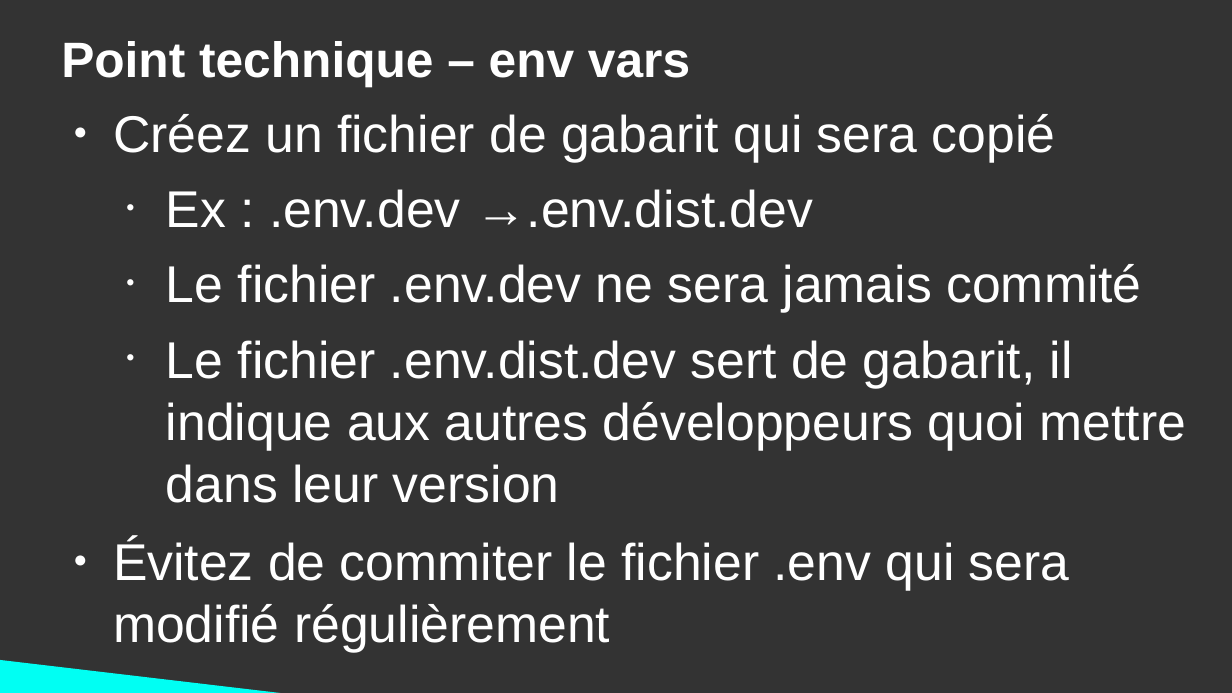
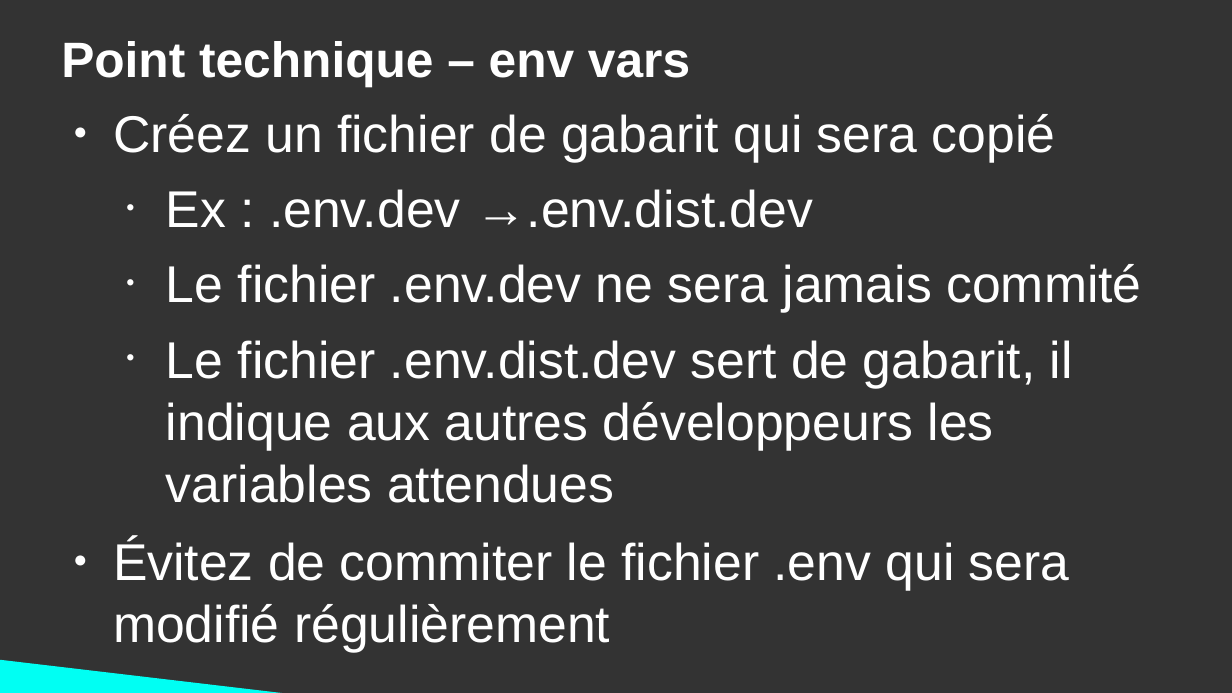
Before and after one commit to DanYellow/cours, a slide deck: slide 55 of developpement-front-s5/travaux-pratiques/numero-4/presentation.odp (slide 54 before the commit). Drawn at 1232x693 pixels with LibreOffice and Linux fonts; fonts in the diff are those of the drawing. Boxes give left, top, right and bottom in pixels: in the first picture for what was removed or moved away, otherwise in the second. Text is boxed around its words. In the diff, an @@ line names an element or a change of style, - is before the commit and + after.

```diff
--- a/developpement-front-s5/travaux-pratiques/numero-4/presentation.odp
+++ b/developpement-front-s5/travaux-pratiques/numero-4/presentation.odp
@@ text at (166,340,1073,503): text changed @@
-  • Le fichier .env.dist.dev sert de gabarit, il indique aux autres développeurs quoi mettre dans leur version
+  • Le fichier .env.dist.dev sert de gabarit, il indique aux autres développeurs les variables attendues
```
Also in this commit, not shown: 8 other slides changed, 1 slide added, 3 other files.
